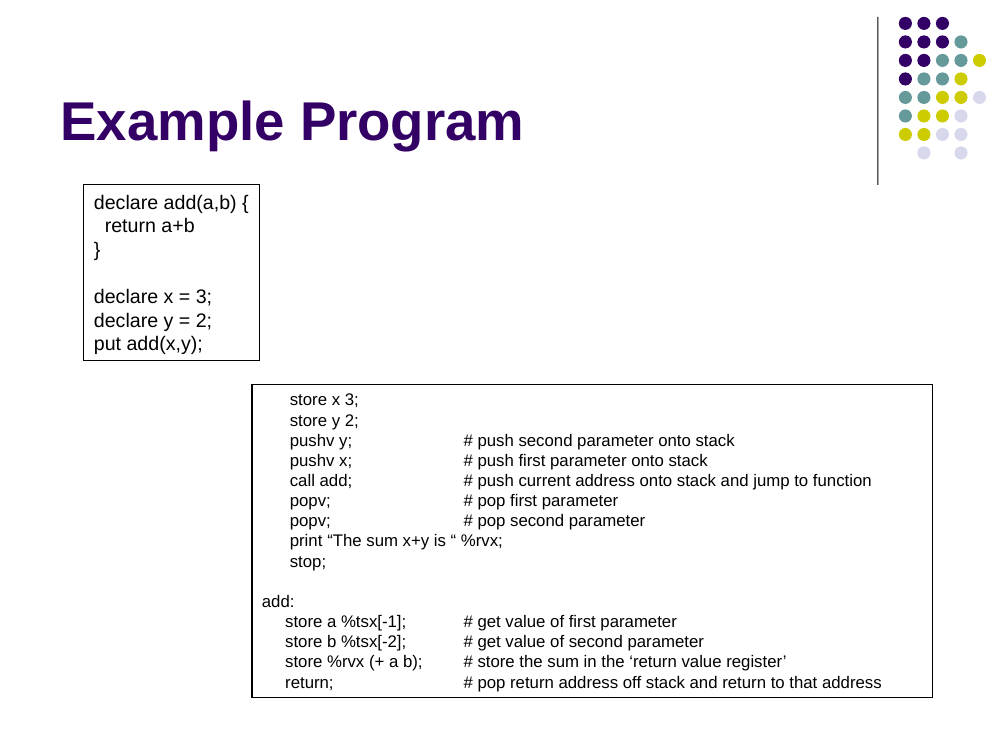
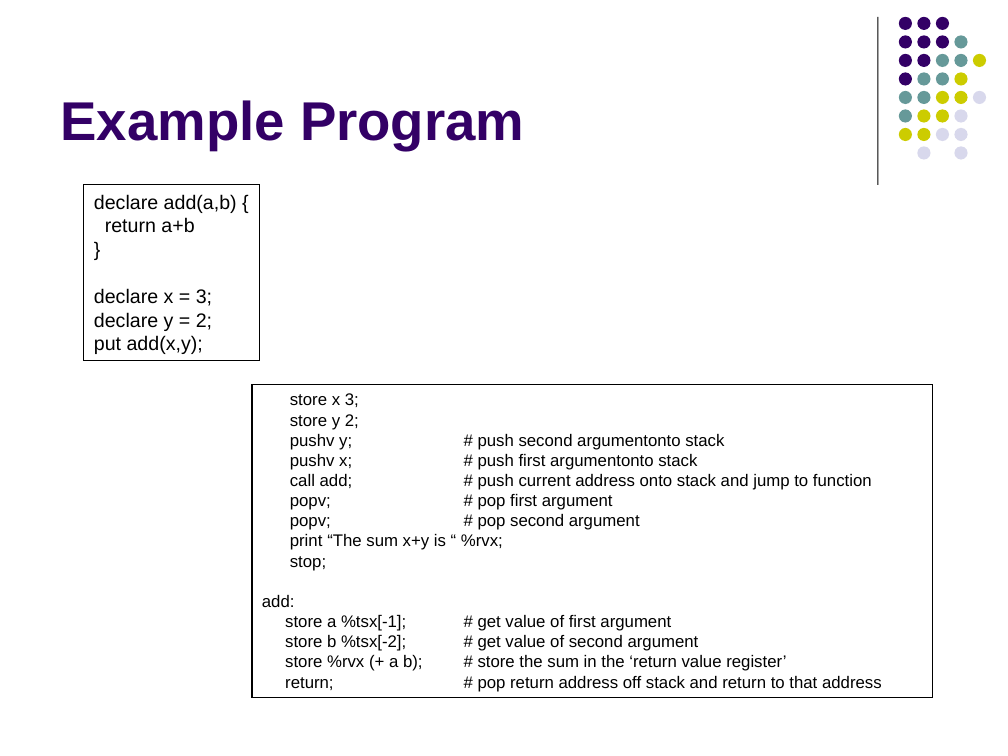
Before and after one commit to lutzhamel/CSC402, a slide deck: slide 10 of csc402-ln014.pptx (slide 8 before the commit). Drawn at 1008x756 pixels with LibreOffice and Linux fonts; fonts in the diff are those of the drawing. Boxes give left, top, right and bottom in pixels: in the first picture for what was removed or moved away, otherwise in the second. Text is boxed around its words. In the diff, an @@ line names an element or a change of style, - is before the commit and + after.

```diff
--- a/csc402-ln014.pptx
+++ b/csc402-ln014.pptx
@@ text in rectangle at [290,434,724,470]: text changed @@
-pushv y; # push second parameter onto stack
-pushv x; # push first parameter onto stack
+pushv y; # push second argumentonto stack
+pushv x; # push first argumentonto stack
@@ text in rectangle at [290,494,640,530]: text changed @@
-popv; # pop first parameter
-popv; # pop second parameter
+popv; # pop first argument
+popv; # pop second argument
@@ text in rectangle at [285,615,699,651]: text changed @@
-store a %tsx[-1]; # get value of first parameter
-store b %tsx[-2]; # get value of second parameter
+store a %tsx[-1]; # get value of first argument
+store b %tsx[-2]; # get value of second argument
```
Also in this commit, not shown: 8 other slides changed, 1 slide added, 11 other files.
